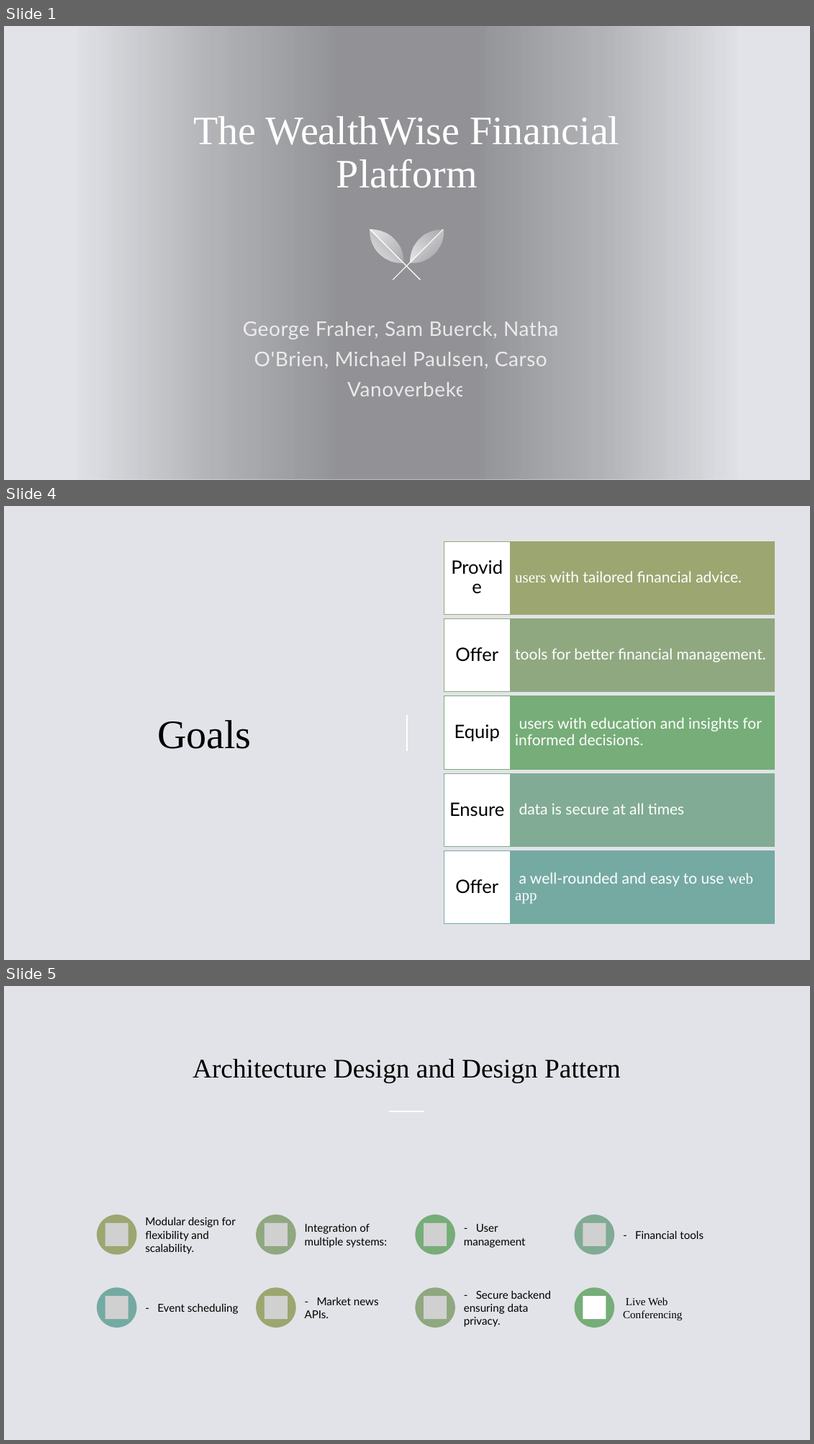
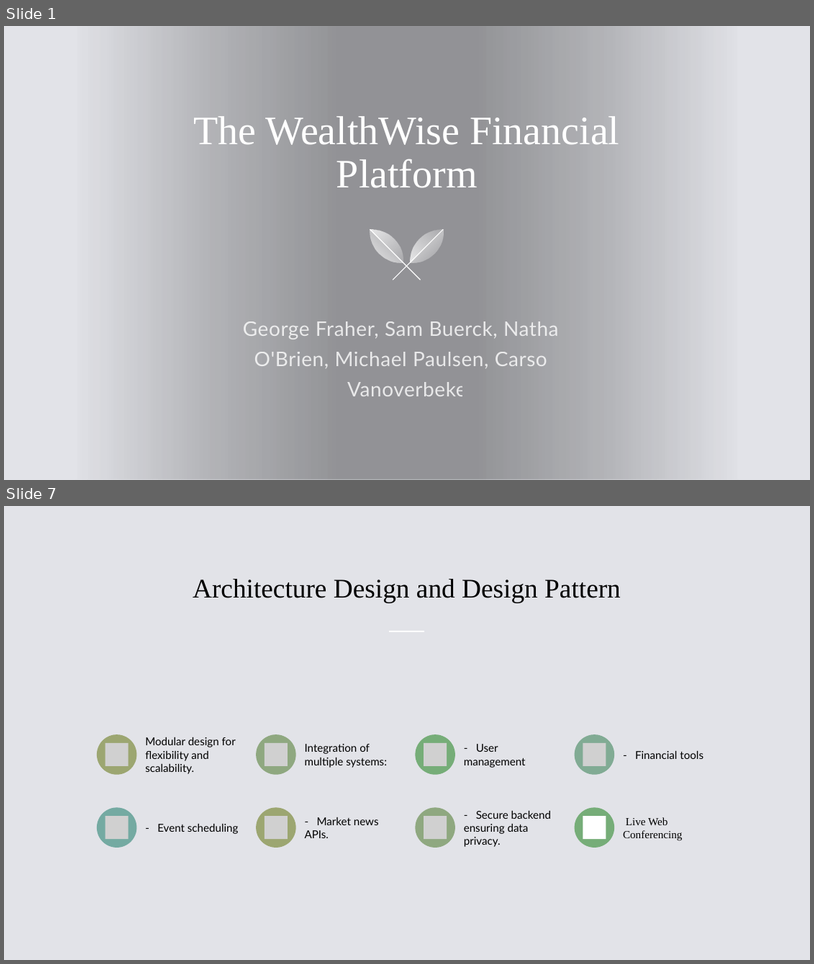
Before and after one commit to Nathan-H-Obrien/Streamlit, a slide deck: SE305 Presentation.pptx. Shown one above the other, each under a label of ours: slides 1, 4 and 5 before the commit, slides 1 and 7 after it; the slides between them are not shown. The pictures are 814x1444 and 814x964 pixels, drawn with LibreOffice and Linux fonts; fonts in the diff are those of the drawing; grey boxes stand for pictures; background and template pictures are left out. Boxes give left, top, right and bottom in pixels: in the first picture for what was removed or moved away, otherwise in the second. Text is boxed around its words. In the diff, an @@ line names an element or a change of style, - is before the commit and + after.

```diff
--- a/SE305 Presentation.pptx
+++ b/SE305 Presentation.pptx
@@ slide 4 removed at bbox=[4, 506, 810, 960], background #E2E3E8 @@
@@ title removed at bbox=[157, 720, 252, 749] @@
-Goals
@@ line removed from (407, 715) to (407, 751) @@
@@ group removed at bbox=[445, 541, 774, 924]: 10 rectangles, 10 texts @@
-users with tailored financial advice.
-Provide
-tools for better financial management.
-Offer
-users with education and insights for informed decisions.
-Equip
-data is secure at all times
-Ensure
-a well-rounded and easy to use web app
-Offer
@@ what was slide 5 is now slide 7 @@
```
Also in this commit, not shown: 2 slides changed, 6 slides added, 1 other slide removed.
